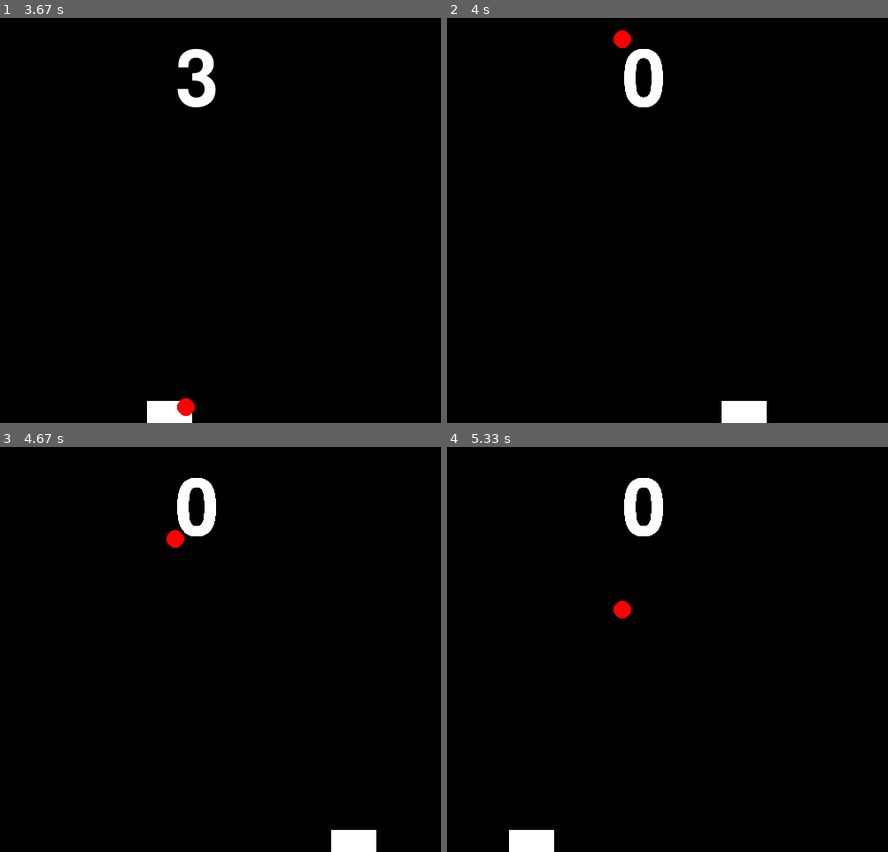
Above: before the commit, frames 1-4 (two rows, left to right).
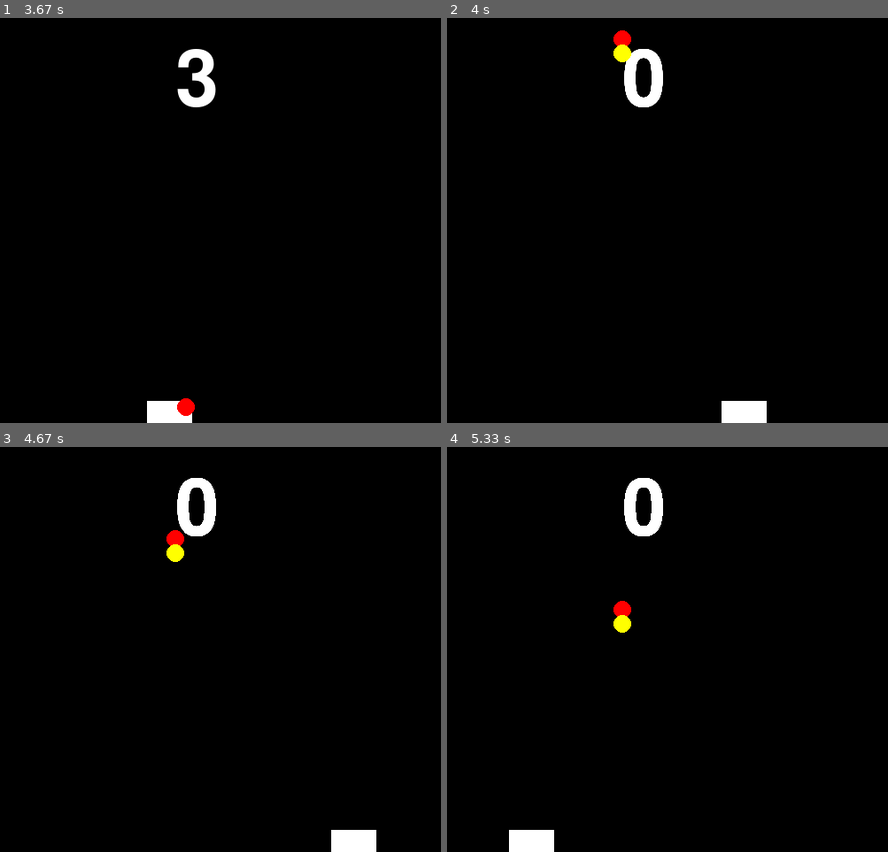
Above: after the commit, the same moments.

Repository: David-Sheehy/pygame_juggling
Game: pygame game, started from juggling/juggling.py
Same seed, same stepped clock (60 frames per second), same inputs: the game is played once before the commit and once after it.
Inputs:
- Up to frame 1 (3.67 s): hold Right 0.33-0.8 s; hold Right 0.83-1.3 s; hold Left 1.33-1.87 s; hold Left 1.9-2.3 s; hold Right 2.33-2.97 s; hold Left 3-3.47 s; hold Right from 3.5 s (still down)
- Up to frame 2 (4 s): release Right at 3.97 s
- Up to frame 3 (4.67 s): hold Right 4-4.47 s; hold Left from 4.5 s (still down)
- Up to frame 4 (5.33 s): release Left at 5.03 s; hold Left from 5.07 s (still down)

Frame 1 is identical in both runs. In frame 2, 0.1% of the frame differs, in the area x 37-42%, y 6-11%; in frame 3, 0.1%; in frame 4, 0.1%.

Commit message:
Multiple balls spawn based if the player crosses a point threshold.

Diff:
--- a/juggling/juggling.py
+++ b/juggling/juggling.py
@@ -5,6 +5,7 @@
 
 
 balls = []
+
 def spawn_ball():
     """
     Add a ball to the game.
@@ -102,6 +103,13 @@
 
 
             b.update(w)
+
+        # check if we should add balls
+        if counter.count == 8 and len(balls) < 2:
+            spawn_ball()
+        if counter.count == 16 and len(balls) < 3:
+            spawn_ball()
+
         # draw stuff
         counter.display(w)
         puck.draw(w)
